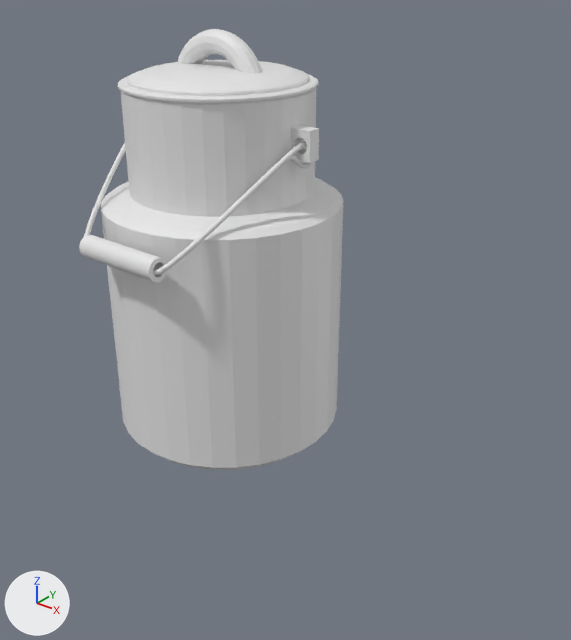
The Blender file resources/milk_churn.blend, before and after one commit.
One viewpoint serves both versions: a 50 mm lens placed at (4.39, -4.66, 2.97), pointed at (0.36, 0.39, -0.16). The axes (+X, +Y, +Z) are drawn at lower left. The lights are the same throughout.

In view in the first picture: 'Attachment.001', 'Churn.001', 'Churn_Handle.001', 'Cover.001', 'Cover_Handle.001', 'Wire.001'.
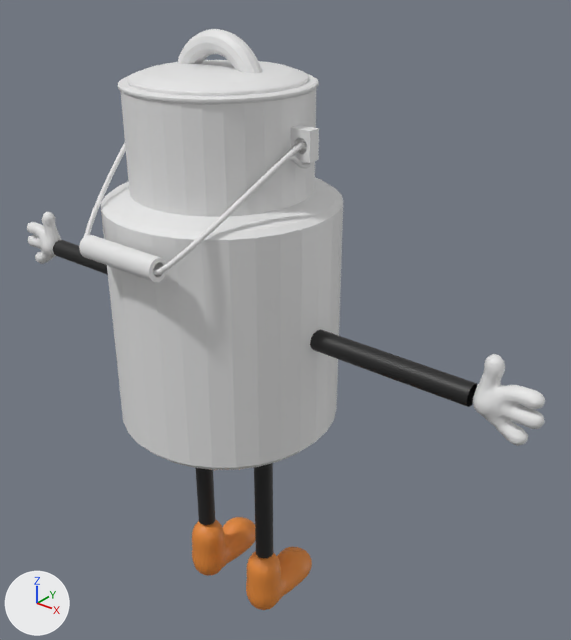
The change, as a list of edits to the scene's bpy script:
```text
Add ob_left_leg_001:
    ob_left_leg_001 = bpy.data.objects.new('Left_Leg.001', me_cubeziercurve_000)  # 156 vertices, 144 faces; spans x -0.09..0.09, y 0.0..1.5, z -0.88..-0.7; in mat_mug_limbs (black #1f1f1f)
    ob_left_leg_001.location = (-0.4, 0.0, -1.09)
    ob_left_leg_001.rotation_euler = (-1.571, 0.0, 1.571)  # degrees (-90, 0, 90)
Add ob_left_leg:
    ob_left_leg = bpy.data.objects.new('Left_Leg', me_cubeziercurve_002)  # 156 vertices, 144 faces; spans x -0.09..0.09, y 0.0..1.5, z -0.09..0.09; in mat_mug_limbs (black #1f1f1f)
    ob_left_leg.location = (-0.4, 0.0, -1.09)
    ob_left_leg.rotation_euler = (-1.571, 0.0, 1.571)  # degrees (-90, 0, 90)
Add ob_left_glove_001:
    ob_left_glove_001 = bpy.data.objects.new('Left_Glove.001', me_mesh_002)  # 552 vertices, 651 faces; spans x -1.12..1.12, y -54.73..-49.54, z -2.6..3.71; in mat_mug_gloves (white #e7e7e7)
    ob_left_glove_001.location = (-2.51, 0.0, 0.0)
    ob_left_glove_001.rotation_euler = (0.0, 0.0, 1.571)  # degrees (0, 0, 90)
    ob_left_glove_001.scale = (0.0993, 0.0993, 0.0993)
Add ob_left_glove:
    ob_left_glove = bpy.data.objects.new('Left_Glove', me_mesh_001)  # 552 vertices, 651 faces; spans x -1.12..1.12, y -1.12..4.07, z -2.6..3.71; in mat_mug_gloves (white #e7e7e7)
    ob_left_glove.location = (-2.51, 0.0, 0.0)
    ob_left_glove.rotation_euler = (0.0, 0.0, 1.571)  # degrees (0, 0, 90)
    ob_left_glove.scale = (0.0993, 0.0993, 0.0993)
Add ob_left_boot_001:
    ob_left_boot_001 = bpy.data.objects.new('Left_Boot.001', me_mesh_003)  # 846 vertices, 996 faces; spans x -5.31..2.19, y -8.04..-4.95, z -2.33..3.52; in mat_mug_boots (orange #e78b38)
    ob_left_boot_001.location = (-0.39, 0.44, -3.02)
    ob_left_boot_001.rotation_euler = (0.0, 0.0, 1.571)  # degrees (0, 0, 90)
    ob_left_boot_001.scale = (0.119, 0.119, 0.119)
Add ob_left_boot:
    ob_left_boot = bpy.data.objects.new('Left_Boot', me_mesh)  # 846 vertices, 996 faces; spans x -5.31..2.19, y -1.54..1.54, z -2.33..3.52; in mat_mug_boots (orange #e78b38)
    ob_left_boot.location = (-0.39, 0.44, -3.02)
    ob_left_boot.rotation_euler = (0.0, 0.0, 1.571)  # degrees (0, 0, 90)
    ob_left_boot.scale = (0.119, 0.119, 0.119)
Add ob_left_arm_001:
    ob_left_arm_001 = bpy.data.objects.new('Left_Arm.001', me_cubeziercurve_003)  # 156 vertices, 144 faces; spans x -0.09..0.09, y -3.271..-1.771, z -0.09..0.09; in mat_mug_limbs (black #1f1f1f)
    ob_left_arm_001.location = (-0.89, 0.0, 0.0)
    ob_left_arm_001.rotation_euler = (0.0, 0.0, 1.571)  # degrees (0, 0, 90)
Add ob_left_arm:
    ob_left_arm = bpy.data.objects.new('Left_Arm', me_cubeziercurve_001)  # 156 vertices, 144 faces; spans x -0.09..0.09, y 0.0..1.5, z -0.09..0.09; in mat_mug_limbs (black #1f1f1f)
    ob_left_arm.location = (-0.89, 0.0, 0.0)
    ob_left_arm.rotation_euler = (0.0, 0.0, 1.571)  # degrees (0, 0, 90)
```

Pixel boxes (x1, y1, x2, y2) of what changed, in the pictures (571 x 640 px):
'Left_Arm.001', added (black): after (310, 329, 477, 407)
'Left_Glove.001', added: after (473, 354, 545, 446)
'Left_Boot.001', added: after (246, 547, 312, 610)
'Left_Boot', added (orange): after (192, 517, 255, 576)
'Left_Leg.001', added (black): after (254, 463, 273, 559)
'Left_Glove', added: after (27, 212, 62, 264)
'Left_Leg', added (black): after (196, 468, 215, 525)
'Left_Arm', added (black): after (53, 240, 108, 275)
